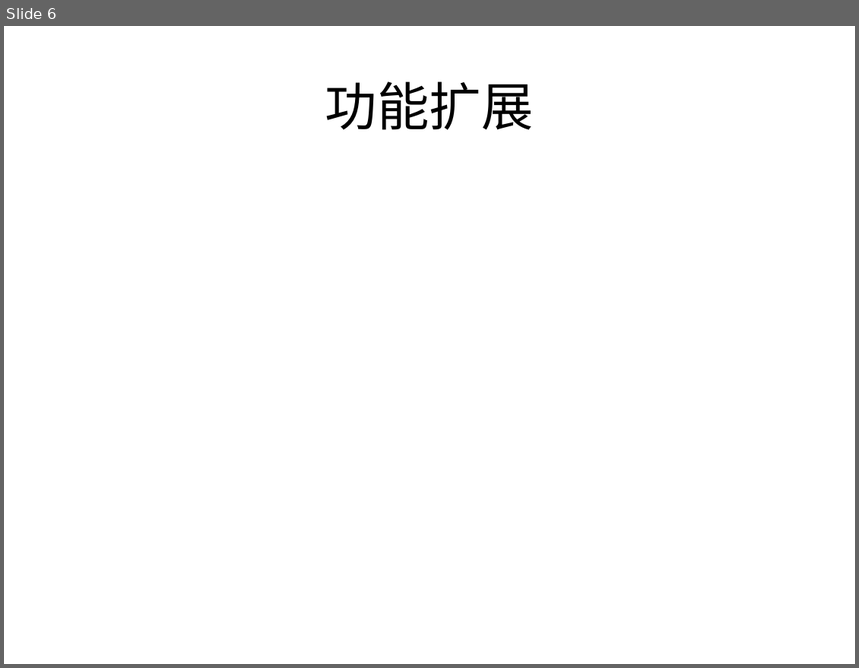
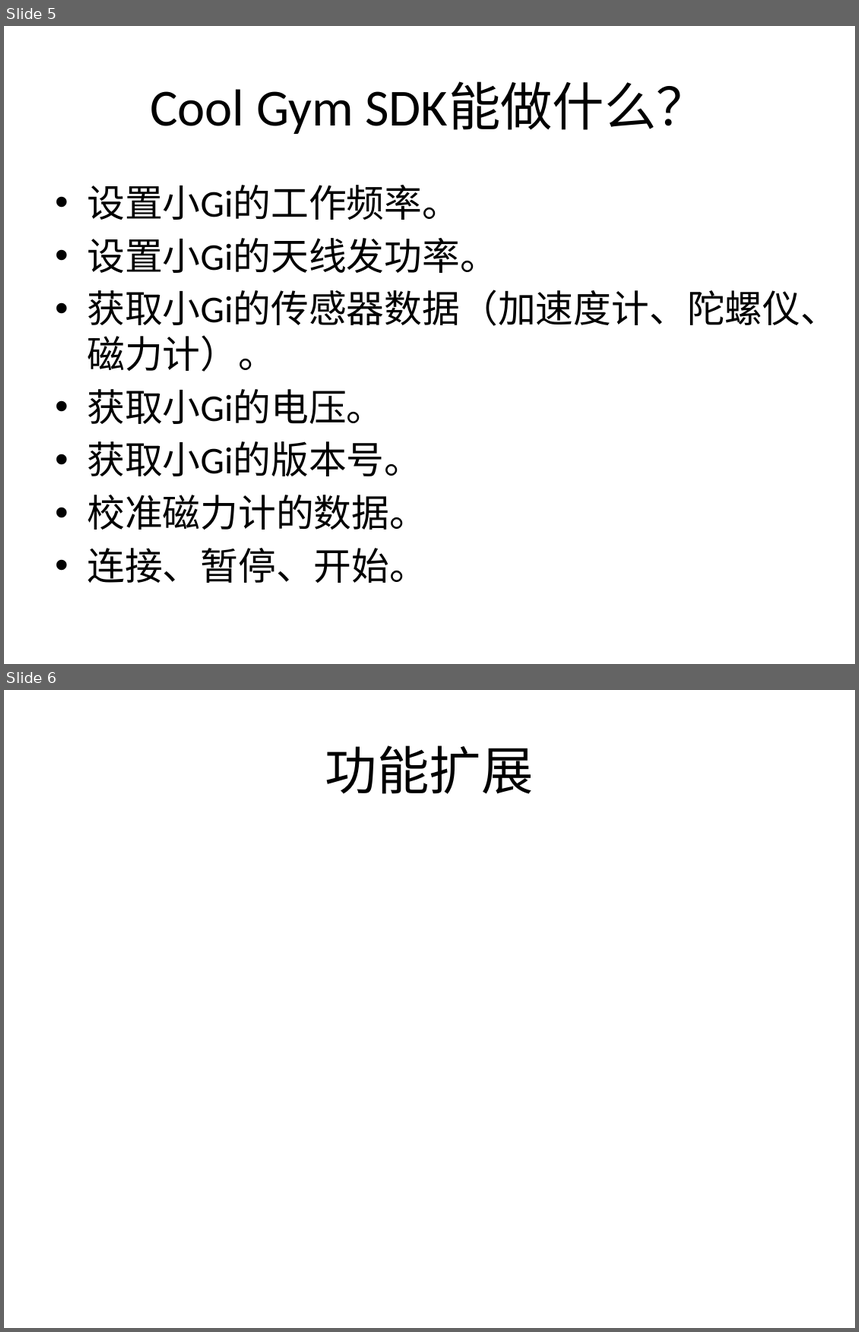
Before and after one commit to pip1998/SDK-PPT, a slide deck: CoolGymPPT.pptx. Shown one above the other, each under a label of ours: slide 6 before the commit, slides 5 and 6 after it. The pictures are 859x668 and 859x1332 pixels, drawn with LibreOffice and Linux fonts; fonts in the diff are those of the drawing. Boxes give left, top, right and bottom in pixels: in the first picture for what was removed or moved away, otherwise in the second. Text is boxed around its words. In the diff, an @@ line names an element or a change of style, - is before the commit and + after.

```diff
--- a/CoolGymPPT.pptx
+++ b/CoolGymPPT.pptx
@@ slide 5 added at (4, 26, 855, 664), background #FFFFFF @@
@@ title added at (150, 82, 709, 134), 44 pt, text #000000 @@
+Cool Gym SDK能做什么？
@@ text added at (87, 185, 838, 583), 32 pt, text #000000 @@
+• 设置小Gi的工作频率。
+• 设置小Gi的天线发功率。
+• 获取小Gi的传感器数据（加速度计、陀螺仪、磁力计）。
+• 获取小Gi的电压。
+• 获取小Gi的版本号。
+• 校准磁力计的数据。
+• 连接、暂停、开始。
```
Also in this commit, not shown: 1 slide changed, 3 other slides added, 4 slides removed.
